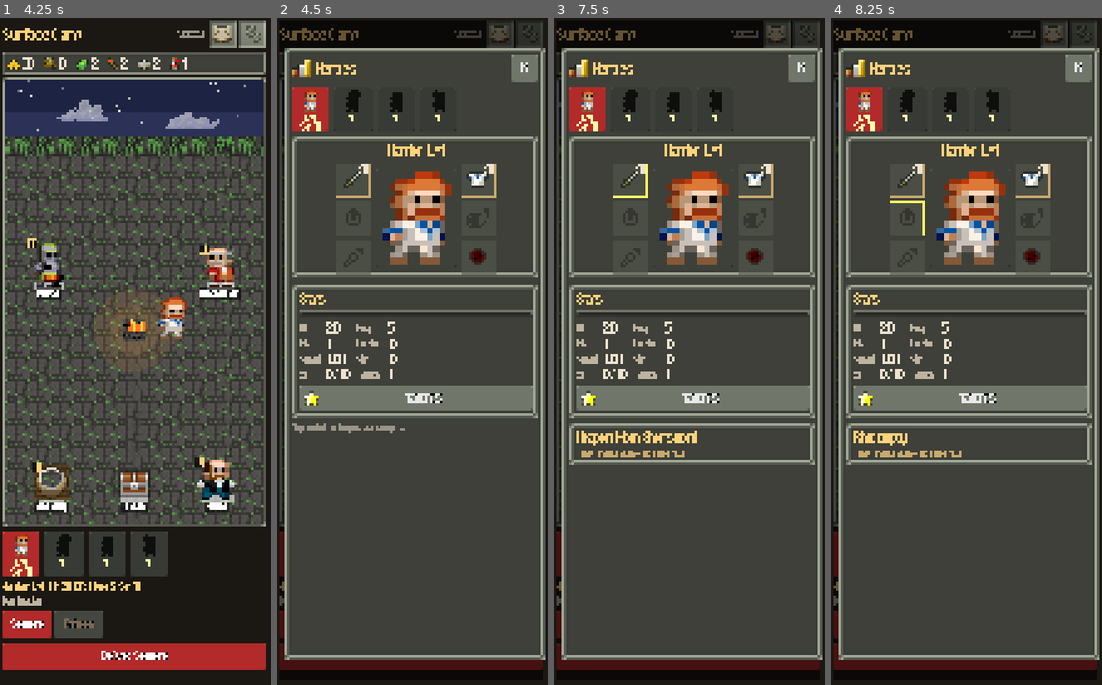
Above: before the commit, frames 1-4 (left to right).
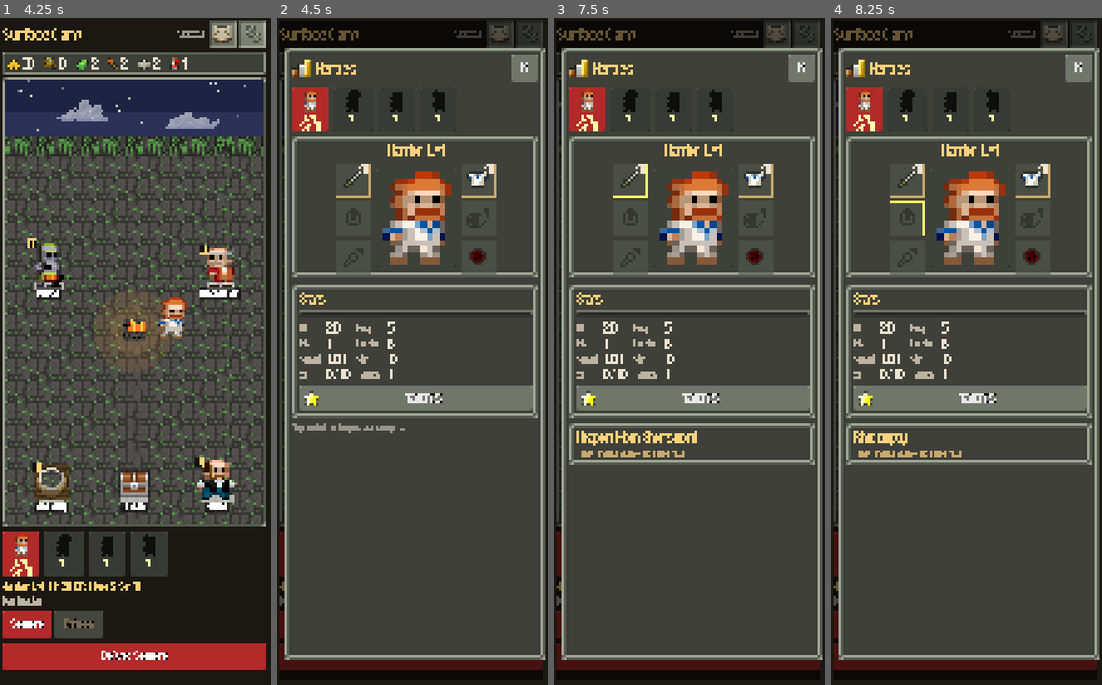
Above: after the commit, the same moments.

Repository: DaltonGoesFast/Idle-Pixel-Dungeon
Game: Godot game, scene res://scenes/main.tscn
The game is run twice, just before and just after one commit, with the same random seed, the same clock (stepped at 60 frames per second) and the same inputs.
Inputs (mouse positions are in pixels of both pictures, inside the frame that each line leads up to):
- Up to frame 1 (4.25 s): click "Next" at 0.5 s; click "Next" at 1.25 s; click "Skip tips" at 2 s; click (222, 38) at 2.77 s; click (254, 38) at 3.52 s
- Up to frame 2 (4.5 s): click "Lv1 Str 10" at 4.25 s
- Up to frame 3 (7.5 s): click "Sewers" at 5 s; click "Delve: Sewers" at 5.75 s; click "Lv1 Str 10" at 6.5 s; click ":10" at 7.25 s
- Up to frame 4 (8.25 s): click (906, 218) at 8.02 s

Frame 1 is identical in both runs. In frame 2, less than 0.1% of the frame differs, in the area x 40-45%, y 48-50%; in frame 3, less than 0.1%; in frame 4, less than 0.1%.

Commit message:
Barrier closer to SPD: decay, HT/2 cap, no armor-upgrade Barrier, lower base; Goo HT 85 (DECISIONS #134)

Diff:
--- a/data/heroes.json
+++ b/data/heroes.json
@@ -6,9 +6,9 @@
   "fh": 15,
   "base_ht": 20,
   "ht_per_level": 5,
-  "base_barrier": 6,
+  "base_barrier": 3,
   "heirloom": "broken_seal",
-  "heirloom_barrier": 3,
+  "heirloom_barrier": 2,
   "start_weapon": "worn_shortsword",
   "start_armor": "cloth_armor",
   "abilities": [
@@ -38,7 +38,7 @@
   "fh": 15,
   "base_ht": 20,
   "ht_per_level": 5,
-  "base_barrier": 4,
+  "base_barrier": 2,
   "heirloom": "mages_staff",
   "heirloom_barrier": 0,
   "start_weapon": "mages_staff",
@@ -75,7 +75,7 @@
   "fh": 15,
   "base_ht": 20,
   "ht_per_level": 5,
-  "base_barrier": 4,
+  "base_barrier": 2,
   "heirloom": "cloak_of_shadows",
   "heirloom_barrier": 0,
   "start_weapon": "dagger",
@@ -117,7 +117,7 @@
   "fh": 15,
   "base_ht": 20,
   "ht_per_level": 5,
-  "base_barrier": 4,
+  "base_barrier": 2,
   "heirloom": "spirit_bow",
   "heirloom_barrier": 0,
   "start_weapon": "studded_gloves",
--- a/data/mobs.json
+++ b/data/mobs.json
@@ -76,7 +76,7 @@
  },
  "goo": {
   "name": "Goo",
-  "ht": 90,
+  "ht": 85,
   "dmg": 4,
   "dr": 0,
   "delay": 1.0,
@@ -92,7 +92,7 @@
   "pump_mult": 3,
   "enraged_dmg": 6,
   "spd": "HT 100, dmg 1-8 (1-12 below half), DR 0-2, pump-up = 3x",
-  "tuned": "HT 90 (SPD 100; was 70), dmg 4, enraged 6. Pump every 4 acts,  …(267 unchanged characters)…
+  "tuned": "HT 85 (SPD 100; 90 before the Barrier pass, DECISIONS #134), dmg 4, enraged 6. Pump every 4 acts,  …(267 unchanged characters)…
   "pump_every_enraged": 3
  },
  "skeleton": {
--- a/scripts/autoload/game_state.gd
+++ b/scripts/autoload/game_state.gd
@@ -161,7 +161,8 @@
 	var dmg := int(wd.dmg) + wl * (int(wd.tier) + 1) / 2          # upgrades: +((tier+1)/2) per level
 	if wd.has("dmg_per_levels"): dmg += int(h.level) / int(wd.dmg_per_levels)
 	var dr := int(ad.get("dr", 0)) + al
-	var barrier := int(def.base_barrier) + int(def.heirloom_barrier) + int(ad.get("barrier", 0)) + al
+	# armor upgrades add DR only, like SPD (DECISIONS #134)
+	var barrier := int(def.base_barrier) + int(def.heirloom_barrier) + int(ad.get("barrier", 0))
 	# Strength gate: each missing point costs 2 damage / 1 DR (SPD-like penalty, deterministic)
 	var str_short := maxi(0, int(wd.get("str", 10)) - int(h.str))
 	dmg = maxi(1, dmg - 2 * str_short)
@@ -215,6 +216,8 @@
 		if s.has("bolt"):
 			s.bolt.dmg += int(sub.get("bolt_add", 0))
 			if sub.get("bolt_pierce", false): s.bolt.pierce = true
+	# Barrier never exceeds half of max HP (DECISIONS #134)
+	s.barrier_max = mini(int(s.barrier_max), int(s.ht) / 2)
 	return s
 
 # ---------------------------------------------------------------- talents (SPD-style tiers, DECISIONS #66)
--- a/scripts/core/combat.gd
+++ b/scripts/core/combat.gd
@@ -578,8 +578,18 @@
 	_ev({"t": "heal", "uid": hero.uid, "amount": amount, "pos": hero.pos})
 	_end_hero_turn(1.0)
 
+## SPD Barrier decay (Barrier.act): each turn loses min(1, shield/20) of a point (DECISIONS #134).
+const BARRIER_DECAY_DIV := 20.0
+func _decay_barrier(cost: float) -> void:
+	if int(hero.barrier) <= 0: hero.bar_partial = 0.0; return
+	var p := float(hero.get("bar_partial", 0.0)) + minf(1.0, float(hero.barrier) / BARRIER_DECAY_DIV) * cost
+	while p >= 1.0 and int(hero.barrier) > 0:
+		hero.barrier -= 1; p -= 1.0
+	hero.bar_partial = p
+
 func _end_hero_turn(cost: float) -> void:
 	hero.next += cost
+	_decay_barrier(cost)
 	if hero.get("perk", "") == "grass_heal" and (tile(hero.pos) == T.GRASS or trampled.has(hero.pos)) and hero.hp < hero.ht: hero.hp += 1
 	_tick_poison(hero)
 	if not over: run_until_hero()
--- a/scripts/core/delve.gd
+++ b/scripts/core/delve.gd
@@ -143,7 +143,7 @@
 	run.fighting_goo = "goo" in ev.mobs
 	if run.fighting_goo: _weaken_goo(gs, c)
 	if int(run.get("shield_next", 0)) > 0:   # Potion of Shielding
-		c.hero.barrier = int(c.hero.barrier) + int(run.shield_next); run.shield_next = 0
+		c.hero.barrier = mini(int(c.hero.ht), int(c.hero.barrier) + int(run.shield_next)); run.shield_next = 0   # never above max HP
 		c._log("Your shield shimmers: +Barrier.")
 	return c
 
--- a/tests/run_tests.gd
+++ b/tests/run_tests.gd
@@ -17,6 +17,7 @@
 	ss.path = "user://test_save.json"
 	gs.new_game()
 	test_rules(gs)
+	test_barrier_spd(gs)
 	test_status_pane_layout(gs)
 	test_balance(gs)
 	test_boss(gs)
@@ -1905,11 +1906,11 @@
 func test_goo_spd(gs) -> void:
 	print("[goo spd]")
 	gs.new_game()
-	check(int(DB.mobs.goo.ht) == 90, "Goo has 90 HT (SPD 100)")
+	check(int(DB.mobs.goo.ht) == 85, "Goo has 85 HT (SPD 100)")
 	gs.start_run("warrior", {}, "sewers", 2)
 	var c = Delve.new_combat(gs, Delve.combat_event(gs.run, Delve.rng_for(gs.run, 1), ["goo"]))
 	var g: Dictionary = c.enemies()[0]
-	check(int(g.ht) == 90, "a fresh save fights a full-strength Goo")
+	check(int(g.ht) == 85, "a fresh save fights a full-strength Goo")
 	gs.end_run("death")
 	check(int(gs.stats.goo_losses) == 1, "dying to Goo is remembered")
 	check(gs.mat("potion_healing") >= 2, "a Goo death restocks 2 Potions of Healing")
@@ -1939,3 +1940,25 @@
 			check(Rect2(L.level).end.x <= hp.position.x, "%s: level badge clear of the bars" % tag)
 			var isz: Vector2 = StatusPane.icon_size(Vector2(14, 14), a.size.y)
 			check(isz.y <= a.size.y and isz.y >= a.size.y * 0.5, "%s: supply icon fits the bar height" % tag)
+
+
+func test_barrier_spd(gs) -> void:
+	print("[barrier spd]")
+	gs.new_game()
+	var w: Dictionary = gs.hero_stats("warrior"); var m: Dictionary = gs.hero_stats("mage")
+	check(int(w.barrier_max) == 6 and int(m.barrier_max) == 3, "starting Barrier: warrior 6 (seal-like), others 3 (was 10 / 5)")
+	var uid: int = gs.add_gear("cloth_armor", true, 3); gs.heroes.mage.armor = uid
+	check(int(gs.hero_stats("mage").barrier_max) == 3 and int(gs.hero_stats("mage").dr) == int(m.dr) + 3, "armor upgrades add DR, not Barrier")
+	gs.heroes.warrior.armor = gs.add_gear("plate_armor", true, 0); gs.heroes.warrior.str = 18
+	check(int(gs.hero_stats("warrior").barrier_max) <= int(gs.hero_stats("warrior").ht) / 2, "Barrier is capped at half of max HP")
+	var c := Combat.new(); var hs: Dictionary = gs.hero_stats("warrior"); c.setup(DB.boss_rooms[0], hs, hs.ht, ["rat"])
+	c.hero.barrier = 20
+	for i in 4: c._decay_barrier(1.0)
+	check(int(c.hero.barrier) == 17, "Barrier decays like SPD: min(1, shield/20) per turn")
+	c.hero.barrier = 5; c.hero.bar_partial = 0.0
+	for i in 4: c._decay_barrier(1.0)
+	check(int(c.hero.barrier) == 4, "small Barrier decays slowly (5/20 per turn)")
+	gs.start_run("mage", {}, "sewers", 2); gs.run.shield_next = 999
+	var cc = Delve.new_combat(gs, Delve.combat_event(gs.run, Delve.rng_for(gs.run, 1), ["rat"]))
+	check(int(cc.hero.barrier) <= int(cc.hero.ht), "Shielding never stacks Barrier above max HP")
+	gs.end_run("abandon")
Not shown, changed: docs/BALANCE.md
Not shown, changed: docs/CHANGELOG.md
Not shown, changed: docs/CONTENT.md
Not shown, changed: docs/DECISIONS.md
